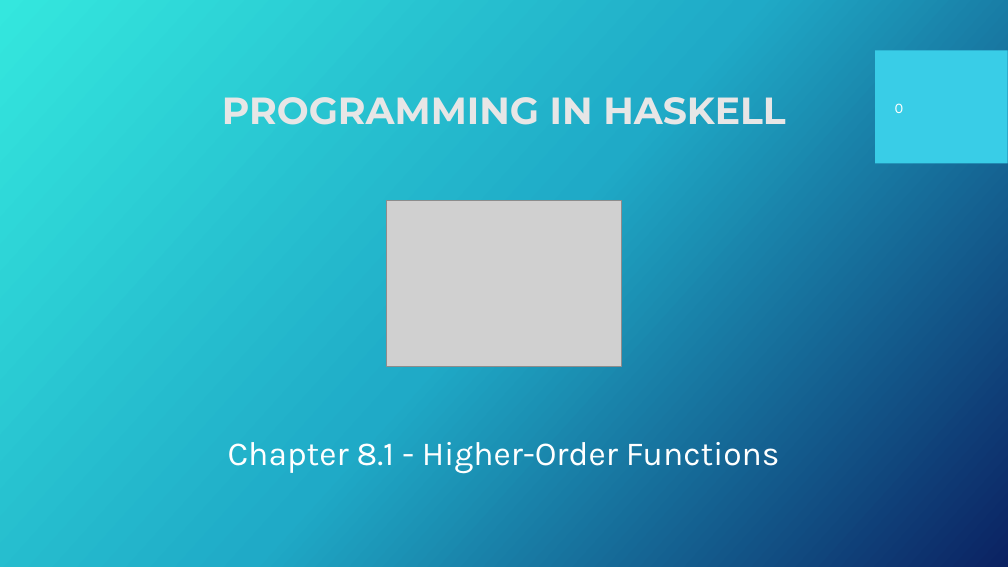
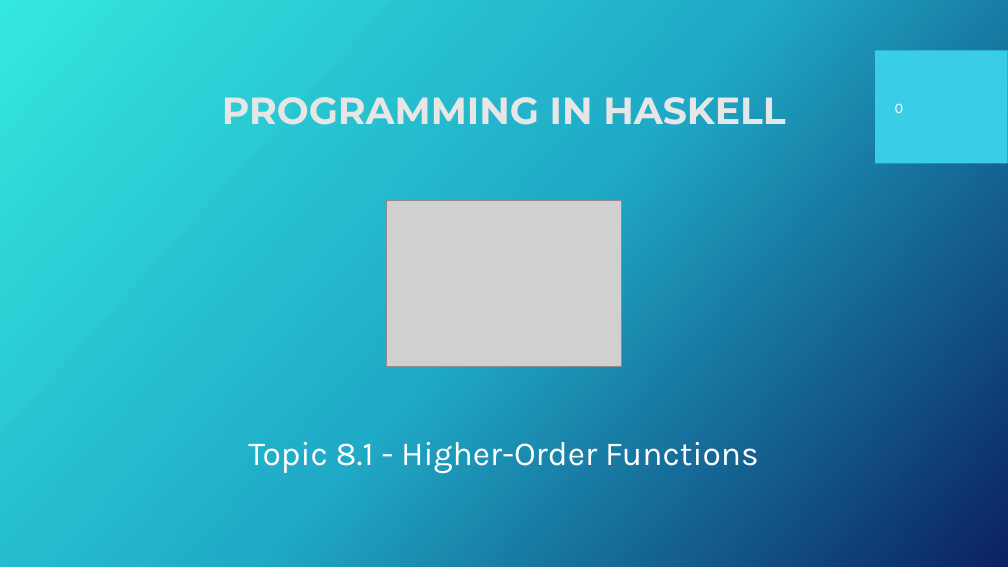
Before and after one commit to Fun-Prog-26/fun-prog-26, a slide deck: slide 1 of topic08-higher-order-functions/unit-08a-lectures/talk-1/a-higher-order-functions.pptx. Drawn at 1008x567 pixels with LibreOffice and Linux fonts; fonts in the diff are those of the drawing; grey boxes stand for pictures; background and template pictures are left out. Boxes give left, top, right and bottom in pixels: in the first picture for what was removed or moved away, otherwise in the second. Text is boxed around its words. In the diff, an @@ line names an element or a change of style, - is before the commit and + after.

Commit message:
topic 08 and proj dev

```diff
--- a/topic08-higher-order-functions/unit-08a-lectures/talk-1/a-higher-order-functions.pptx
+++ b/topic08-higher-order-functions/unit-08a-lectures/talk-1/a-higher-order-functions.pptx
@@ text at (248,442,759,474): text changed @@
-Chapter 8.1 - Higher-Order Functions
+Topic 8.1 - Higher-Order Functions
```
Also in this commit, not shown: 5 other slides changed, 38 other files.
